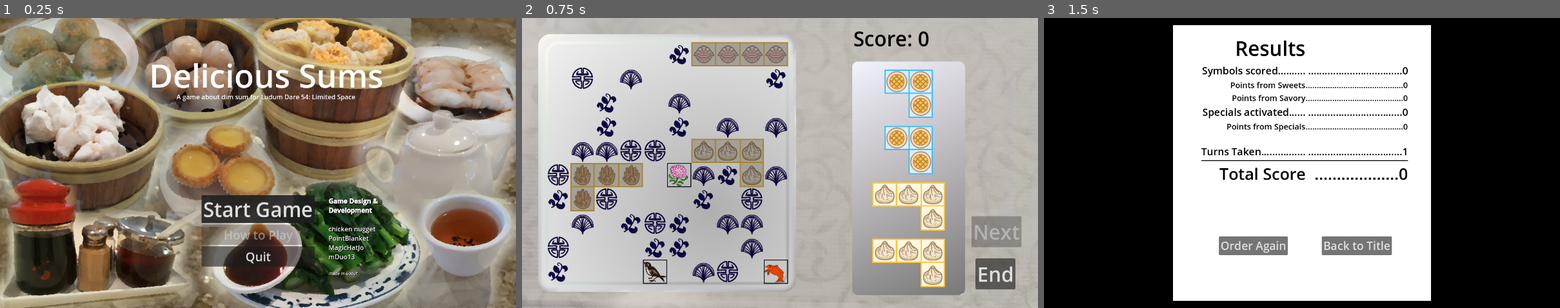
Above: before the commit, frames 1-3 (left to right).
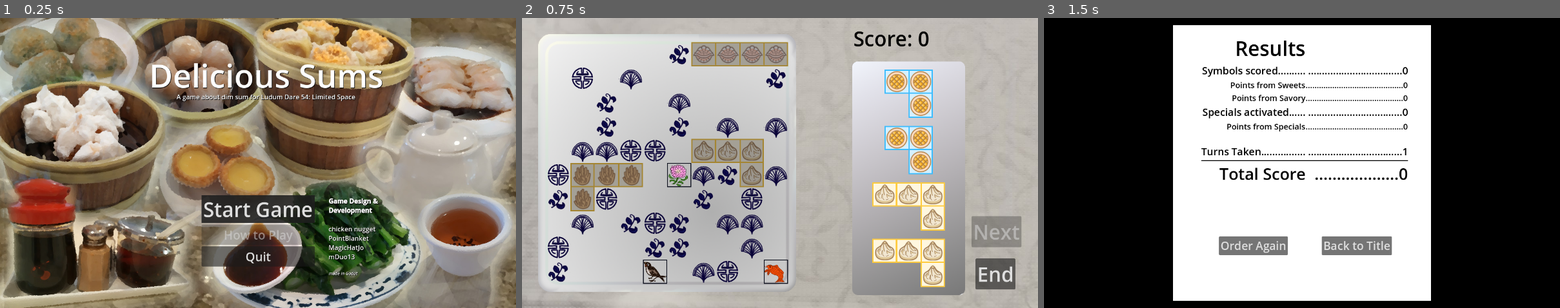
Above: after the commit, the same moments.

Repository: mDuo13/ld54
Game: Godot game, scene res://scenes/title_screen.tscn
Same seed, same stepped clock (60 frames per second), same inputs: the game is played once before the commit and once after it.
Inputs:
- Up to frame 1 (0.25 s): no input
- Up to frame 2 (0.75 s): click "Start Game" at 0.5 s
- Up to frame 3 (1.5 s): click "End" at 1.25 s

The runs differ from the first frame. In frame 1, 0.5% of the frame differs, in the area x 29-75%, y 15-29%; in frame 2, nothing differs; in frame 3, nothing differs.

Commit message:
fix broken scenes

Diff:
--- a/scenes/play.tscn
+++ b/scenes/play.tscn
@@ -5,7 +5,7 @@
 [ext_resource type="Script" path="res://scripts/plate.gd" id="3_li54b"]
 [ext_resource type="Texture2D" uid="uid://cqpvf6ol0iv1u" path="res://assets/board_tiles.png" id="4_vv0ft"]
 [ext_resource type="Texture2D" uid="uid://b8yp3ihvvmub2" path="res://assets/plate_bg.png" id="5_sm288"]
-[ext_resource type="Script" path="res://scenes/UI.gd" id="6_f4r8g"]
+[ext_resource type="Script" path="res://scenes/ui.gd" id="6_f4r8g"]
 [ext_resource type="Texture2D" uid="uid://dnol534vyevfq" path="res://assets/tablecloth.jpg" id="7_dkyu8"]
 
 [sub_resource type="RectangleShape2D" id="RectangleShape2D_8btvs"]
--- a/scenes/title_screen.tscn
+++ b/scenes/title_screen.tscn
@@ -44,6 +44,7 @@
 offset_top = 87.0
 offset_right = 951.0
 offset_bottom = 200.0
+theme_override_colors/font_shadow_color = Color(0, 0, 0, 1)
 theme_override_font_sizes/font_size = 80
 text = "Delicious Sums"
 
@@ -53,6 +54,7 @@
 offset_top = 97.0
 offset_right = 574.0
 offset_bottom = 123.0
+theme_override_colors/font_shadow_color = Color(0, 0, 0, 1)
 text = "A game about dim sum for Ludum Dare 54: Limited Space"
 horizontal_alignment = 1
 
--- a/scenes/ui.gd
+++ b/scenes/ui.gd
@@ -10,7 +10,7 @@
 func _on_done_butt_pressed():
 	#get_tree().reload_current_scene() # TODO: actually code a score screen
 	AudioManager.end_game()
-	get_tree().change_scene_to_file("res://Scenes/score_screen.tscn")
+	get_tree().change_scene_to_file("res://scenes/score_screen.tscn")
 
 
 func _on_plate_placed_piece():
Binary file removed: assets/Active.png
Not shown, removed: assets/Active.png.import
Not shown, changed: rr-todo.txt
